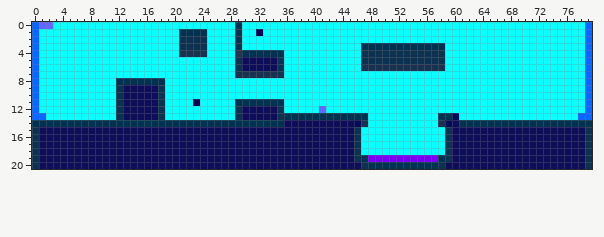
A sprite sheet gets an edit: Global-Warning/res/lvls/3.png. Above: the version before the commit.
The file is 80x21 pixels. Colours within 5 levels of each other are drawn and written as one.
The same view after the edit:
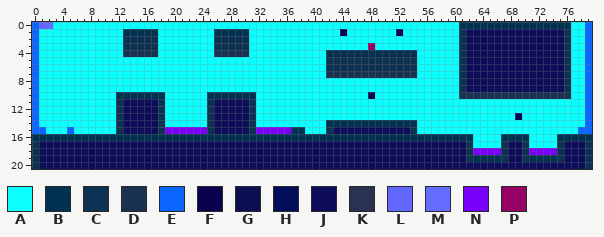
Palette (. is transparent): A #0bffff  B #013251  C #0d3251  D #193251  E #0b65ff  F #0b0151  G #0b0f51  H #020d5a  J #0d0d5a  K #283251  L #6467ff  M #646dff  N #7a00fa  P #960064
What changed:
Changed rows in their new state; - is an unchanged pixel.
first column x 0:
 0 --M--------------------------A-------------------------------BBBBBBBBBBBBBBBB---
 1 -------------BBBBB---AAAA-BBBBB-A-----------F-------F--------CJJJJJJJJJJJJJJC---
 2 -------------CCCCC---AAAA-CCC-C------------------------------CJJJJJJJJJJJJJJC---
 3 -------------CCCCC---AAAA-CCC-C----------------APAAAAAAAAAA--CJJJJJJJJJJJJJJC---
 4 -------------DDDDD---AAAA-DDDDDAAAAA------BBBBBBBBBBBBBAAAA--CJJJJJJJJJJJJJJC---
 5 -----------------------------AAAAAAA------CCCCC--------AAAA--CJJJJJJJJJJJJJJC---
 6 -----------------------------AAAAAAA------CCCCCCCCCCCCCAAAA--CJJJJJJJJJJJJJJC---
 7 -----------------------------AAAAAAA------DDDDDDDDDDDDD------CJJJJJJJJJJJJJJC---
 8 ------------AAAAAAA------------------------------------------CJJJJJJJJJJJJJJC---
 9 ------------AAAAAAA------------------------------------------CJJJJJJJJJJJJJJC---
10 ------------BBBBBBB------BBBBBBB----------------G------------DDDDDDDDDDDDDDDD---
11 -----------------------A-CJJJJJCAAAA--------------------------------------------
12 -------------------------CJJJJ-CAAAA-----A--------------------------------------
13 -A-----------------------CJJJJ-CAAAAAAAAAAAAAAAA----------AAA--------F--------A-
14 EAAAAAAAAAAACJJJJJCAAAAAACJJJJJCAAAAAAAAAABBBBBBBBBBBBB---AAAAAAAAAAAAAAAAAAAAAE
15 EEAAAEAAAAAAC-----CNNNNNNC-----CNNNNNBBAAAC---JJJJJJJJC----AAAAAAAAAAAAAAAAAAAEE
16 BBBBBBBBBBBBBBBBBBBBBBBBBBBBBBBBBBBBBBBBBBBBBBBBBBBBBBBBBBBBBBBAAAABBBBAAAABBBBB
17 ----------------------------------------------JJJJJJJJJJJJJJ--CAAAAC--CAAAAC----
18 ----------------------------------------------JJJJJJJJJJJJJJ--CNNNNC--CNNNNC----
19 ----------------------------------------------JJJJJJJJJJJJJJ--CBBBBC--CBBBBC----
20 -----------------------------------------------JJJJJJJJJJJJ---------------------
Changed places in both pictures, as pixel boxes (x1, y1, x2, y2):
changed: (32, 22, 592, 169)
